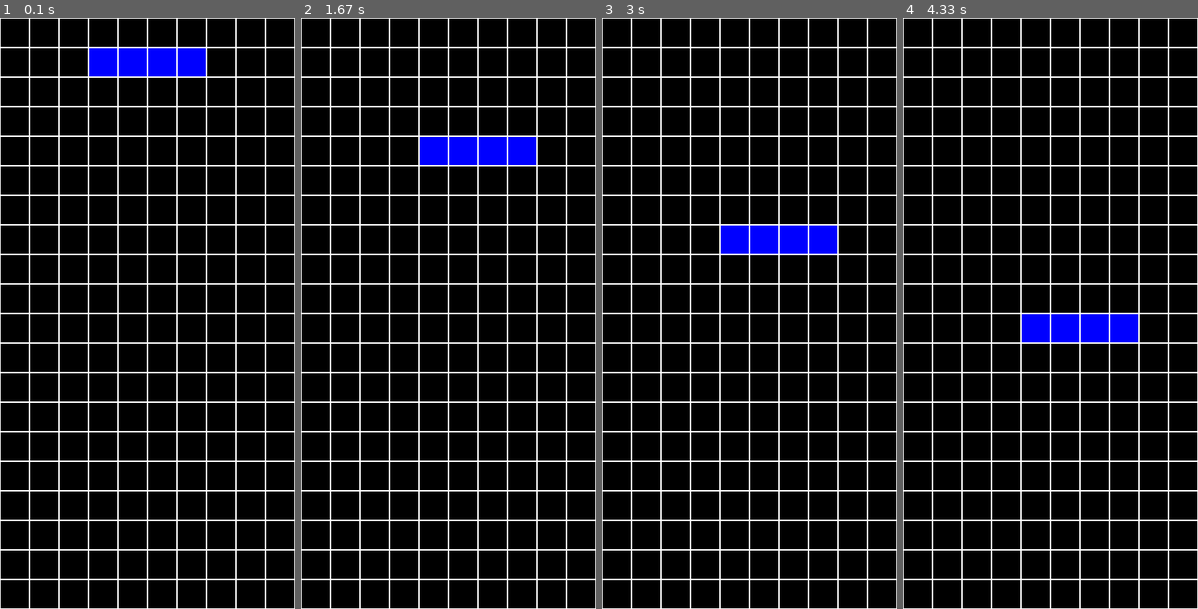
Above: before the commit, frames 1-4 (left to right).
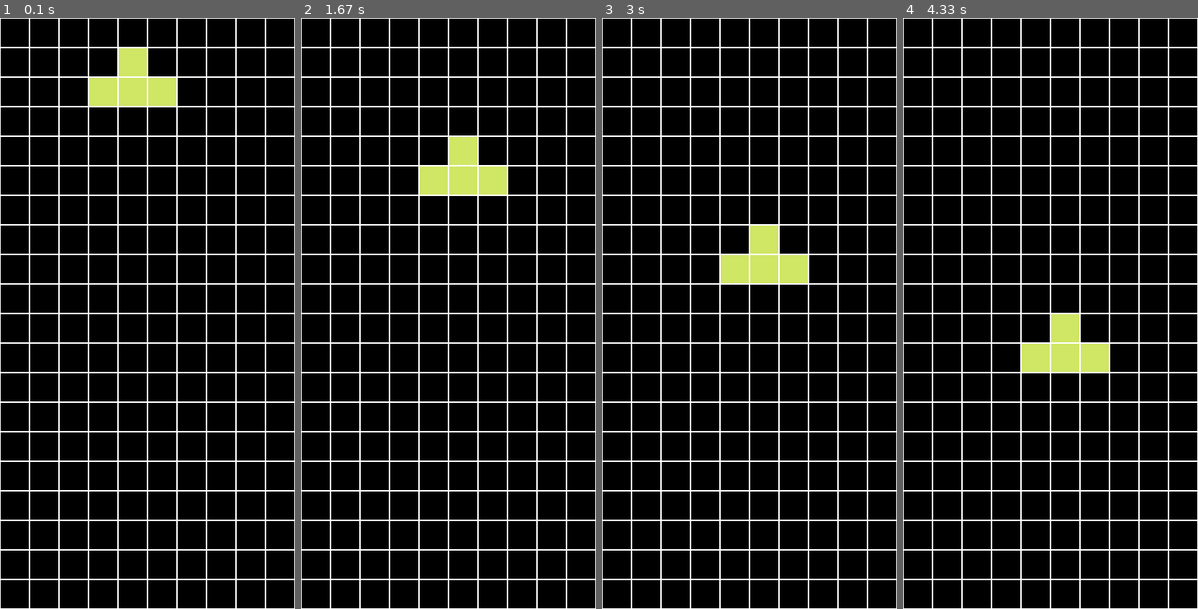
Above: after the commit, the same moments.

Repository: ozgurkumas/tetris-with-pygame
Game: pygame game, started from tetris.py
Same seed, same stepped clock (60 frames per second), same inputs: the game is played once before the commit and once after it.
Inputs:
- Up to frame 1 (0.1 s): no input
- Up to frame 2 (1.67 s): hold Right 0.33-0.8 s; hold Right 0.83-1.3 s; hold Left from 1.33 s (still down)
- Up to frame 3 (3 s): release Left at 1.93 s; hold Down 1.97-2.73 s; hold Left from 2.77 s (still down)
- Up to frame 4 (4.33 s): release Left at 3.73 s; hold Right from 3.77 s (still down)

The runs differ from the first frame. In frame 1, 3.2% of the frame differs, in the area x 30-70%, y 5-15%; in frame 2, 3.2%; in frame 3, 3.2%; in frame 4, 3.2%.

Commit message:
creating other figure classes

Diff:
--- a/tetris.py
+++ b/tetris.py
@@ -49,8 +49,50 @@
         self.color_list = [(0, 0, 255), (204, 96, 86), (208, 230, 101), (176, 26, 166), (40, 155, 184)]
         self.color = random.choice(self.color_list)
 
+class Figure2(Figure): #j block
+    def __init__(self):
+        self.gridList = [[120,0], [120,40], [160,40], [200, 40]]
+        self.isActive = True
+        self.color_list = [(0, 0, 255), (204, 96, 86), (208, 230, 101), (176, 26, 166), (40, 155, 184)]
+        self.color = random.choice(self.color_list)
 
-fig = Figure1()
+class Figure3(Figure): #L block
+    def __init__(self):
+        self.gridList = [[200,0], [200,40], [160,40], [120, 40]]
+        self.isActive = True
+        self.color_list = [(0, 0, 255), (204, 96, 86), (208, 230, 101), (176, 26, 166), (40, 155, 184)]
+        self.color = random.choice(self.color_list)
+
+class Figure4(Figure): #o block
+    def __init__(self):
+        self.gridList = [[200,0], [200,40], [160,40], [160, 0]]
+        self.isActive = True
+        self.color_list = [(0, 0, 255), (204, 96, 86), (208, 230, 101), (176, 26, 166), (40, 155, 184)]
+        self.color = random.choice(self.color_list)
+
+class Figure5(Figure): #s block
+    def __init__(self):
+        self.gridList = [[160,0], [160,40], [120,40], [200, 0]]
+        self.isActive = True
+        self.color_list = [(0, 0, 255), (204, 96, 86), (208, 230, 101), (176, 26, 166), (40, 155, 184)]
+        self.color = random.choice(self.color_list)
+
+class Figure6(Figure): #t block
+    def __init__(self):
+        self.gridList = [[160,0], [160,40], [120,40], [200, 40]]
+        self.isActive = True
+        self.color_list = [(0, 0, 255), (204, 96, 86), (208, 230, 101), (176, 26, 166), (40, 155, 184)]
+        self.color = random.choice(self.color_list)
+
+class Figure7(Figure): #z block
+    def __init__(self):
+        self.gridList = [[160,0], [160,40], [120,0], [200, 40]]
+        self.isActive = True
+        self.color_list = [(0, 0, 255), (204, 96, 86), (208, 230, 101), (176, 26, 166), (40, 155, 184)]
+        self.color = random.choice(self.color_list)
+
+
+fig = random.choice([Figure1(), Figure2(), Figure3(), Figure4(), Figure5(), Figure6(), Figure7()])
 others_list = []
 
 
@@ -64,7 +106,7 @@
     if(fig.isActive==False):
         others_list.append(fig)
         fig = None
-        fig = Figure1()
+        fig = random.choice([Figure1(), Figure2(), Figure3(), Figure4(), Figure5(), Figure6(), Figure7()])
 
     for event in pygame.event.get():
             if event.type == pygame.QUIT:
